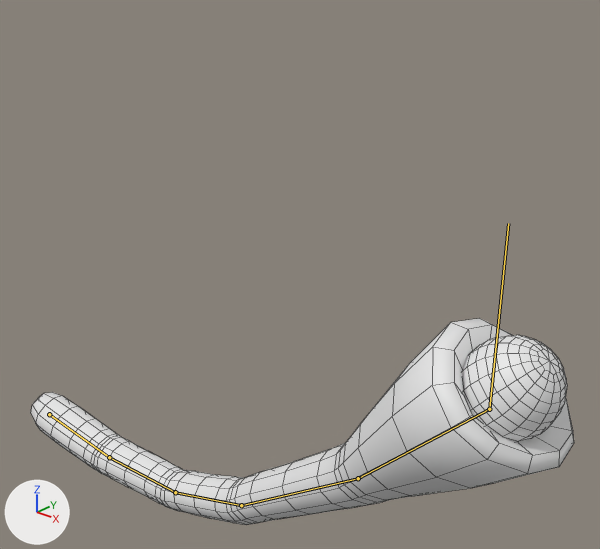
What one commit did to the Blender file RandomLevelTests/Assets/Models/Xlgrhthlbtrg/Xlgrhthlbtrg_tentacle.blend.
One viewpoint serves both versions: a 50 mm lens placed at (5.51, -3.38, 4.11), pointed at (2.13, 0.49, 1.95). The axes (+X, +Y, +Z) are drawn at lower left. The lights are the same throughout. Both versions are drawn at frame 1 of the action 'CCW'; the numbers are the values there. The bones that bend it are drawn over the model as lines. Mesh edges are drawn as thin lines.
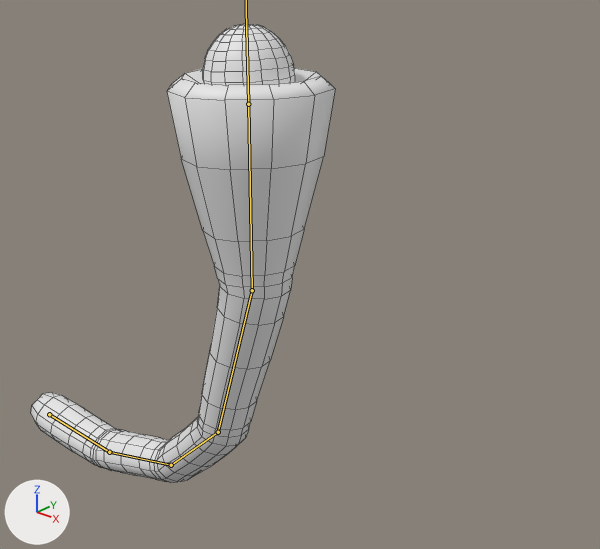
Changed parts and their boxes (x1, y1, x2, y2) in the pictures (600 x 549 px):
'Cube', posed (44% narrower, 121% taller): before (31, 318, 574, 525); after (31, 24, 335, 483)

The change, as a list of edits to the scene's bpy script:
```text
Change bone_target:
    where bone_target = bpy.data.objects['Armature'].pose.bones['Target']
    bone_target.location: (-0.633, 1.83, 0.0) -> (-2.305, 3.161, 0.0)
```
